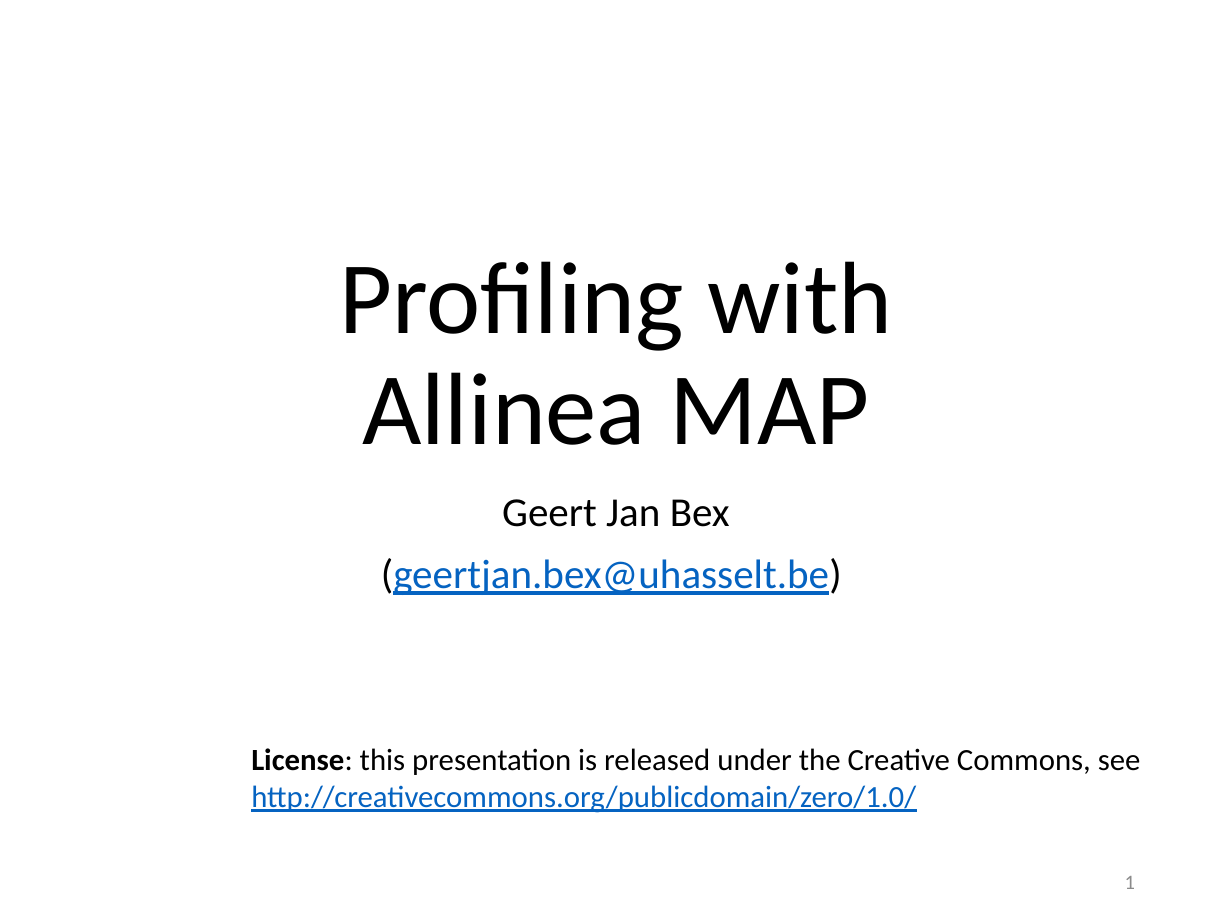
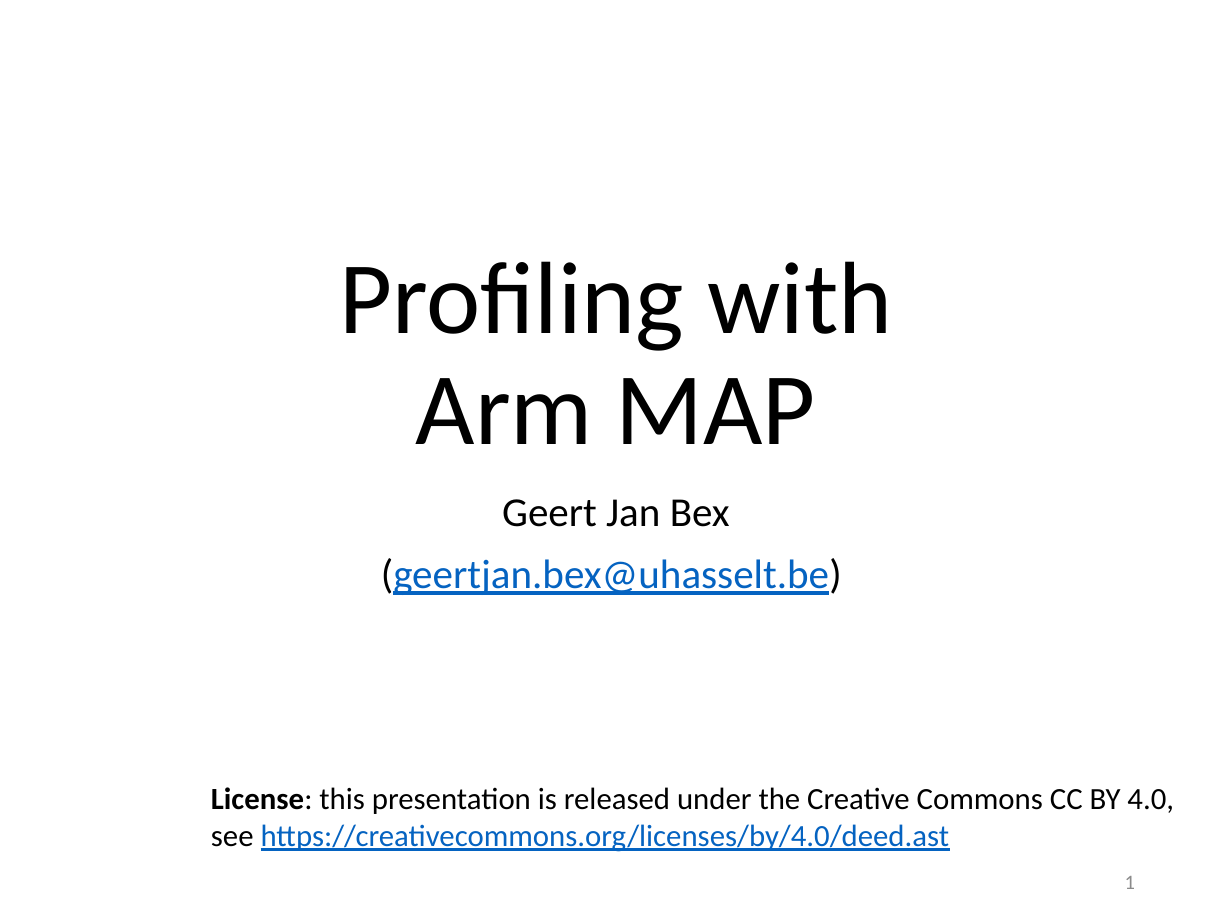
Before and after one commit to gjbex/Code-optimization, a slide deck: slide 1 of arm-map/allinea_map.pptx. Drawn at 1232x924 pixels with LibreOffice and Linux fonts; fonts in the diff are those of the drawing. Boxes give left, top, right and bottom in pixels: in the first picture for what was removed or moved away, otherwise in the second. Text is boxed around its words. In the diff, an @@ line names an element or a change of style, - is before the commit and + after.

Commit message:
Update for Arm and license

```diff
--- a/arm-map/allinea_map.pptx
+++ b/arm-map/allinea_map.pptx
@@ title at bbox=[339, 261, 892, 444]: text changed @@
-Profiling with
-Allinea MAP
+Profiling with
+Arm MAP
@@ text at bbox=[211, 787, 1174, 852]: text changed @@
-License: this presentation is released under the Creative Commons, see
-http://creativecommons.org/publicdomain/zero/1.0/
+License: this presentation is released under the Creative Commons CC BY 4.0,
+see https://creativecommons.org/licenses/by/4.0/deed.ast
```
Also in this commit, not shown: 2 other slides changed.
